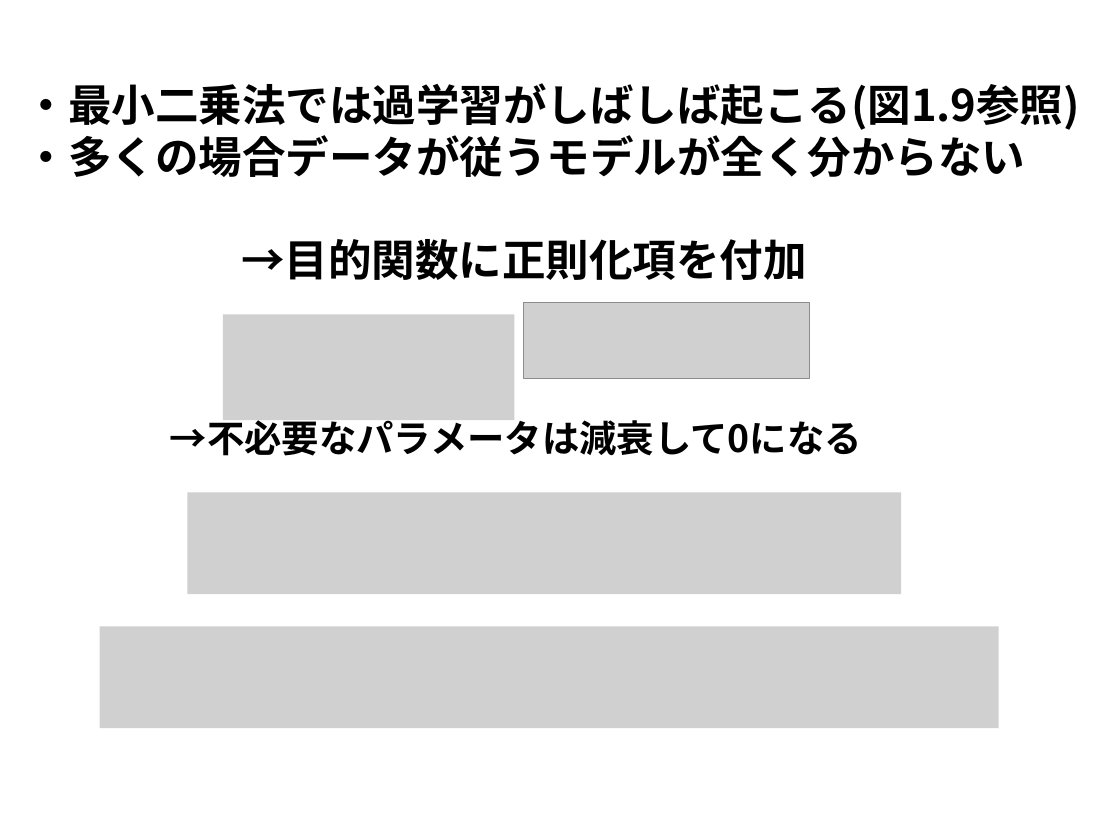
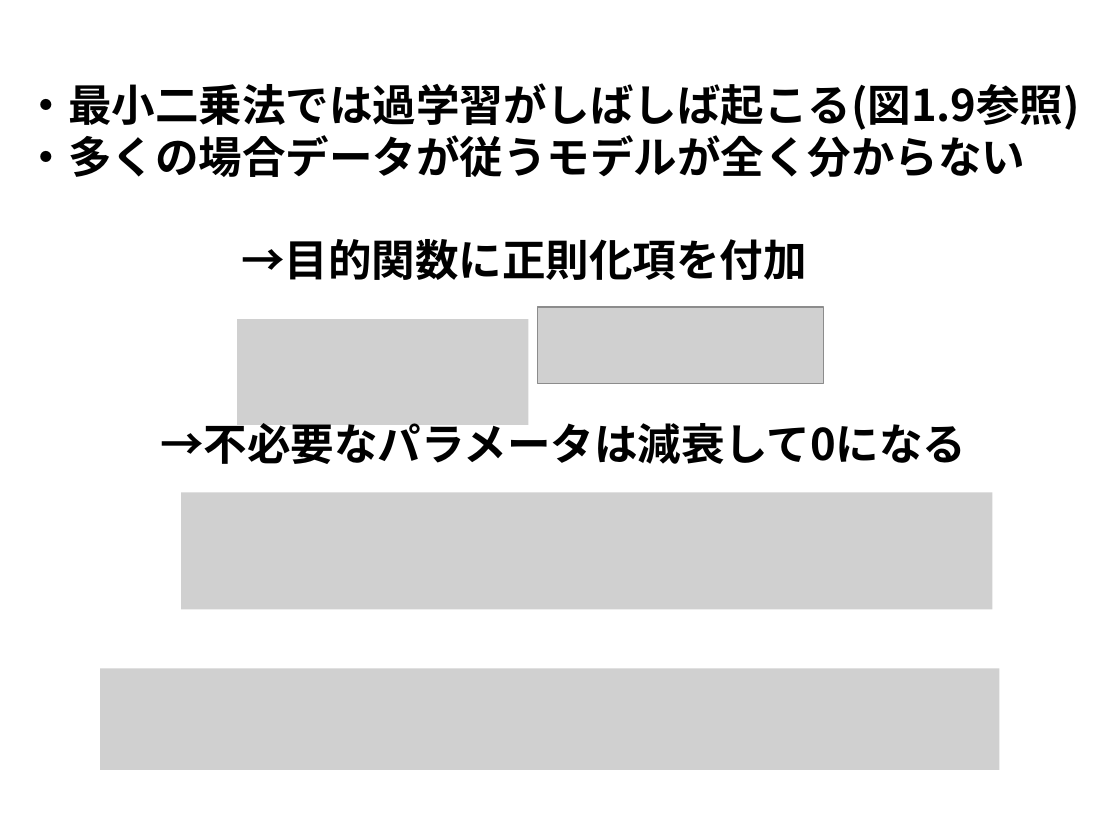
Before and after one commit to j-i-k-o/PRMLSeminar, a slide deck: slide 14 of 3章/PRML3章.pptx (slide 11 before the commit). Drawn at 1120x840 pixels with LibreOffice and Linux fonts; fonts in the diff are those of the drawing; grey boxes stand for pictures. Boxes give left, top, right and bottom in pixels: in the first picture for what was removed or moved away, otherwise in the second. Text is boxed around its words. In the diff, an @@ line names an element or a change of style, - is before the commit and + after.

```diff
--- a/3章/PRML3章.pptx
+++ b/3章/PRML3章.pptx
@@ picture moved from (x1=223, y1=315, x2=514, y2=421) to (x1=237, y1=319, x2=529, y2=426) @@
@@ picture moved from (x1=524, y1=302, x2=810, y2=380) to (x1=538, y1=307, x2=823, y2=384) @@
@@ text "→不必要なパラメータは減衰して0になる" moved from (x1=170, y1=414, x2=862, y2=456) to (x1=161, y1=416, x2=967, y2=464) @@
@@ text "→不必要なパラメータは減衰して0になる" at (x1=161, y1=416, x2=967, y2=464): size 24 to 28 pt @@
@@ picture resized from (x1=187, y1=493, x2=900, y2=595) to (x1=181, y1=493, x2=992, y2=609) @@
@@ picture moved from (x1=100, y1=626, x2=999, y2=728) to (x1=100, y1=669, x2=999, y2=771) @@
```
Also in this commit, not shown: 4 other slides changed, 7 slides added.
